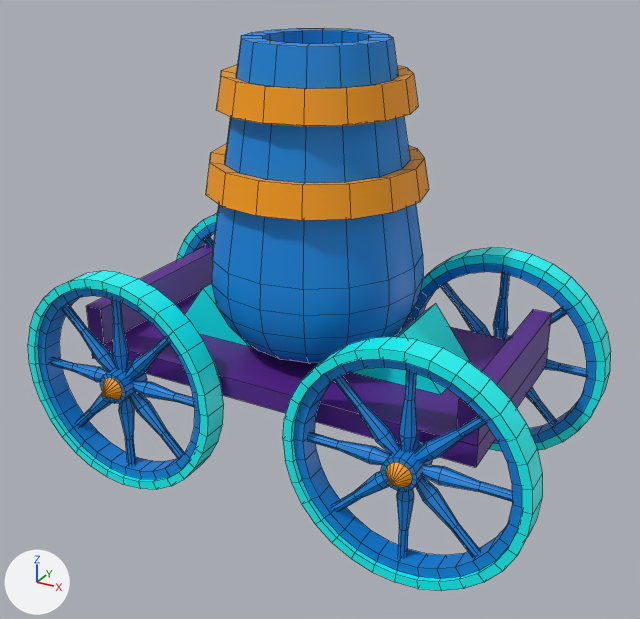
An edit to the FBX model Assets/Art/Cannons_Models/Gun02.fbx, drawn before and after from the same camera.
Camera for both pictures: a camera (50 mm lens) standing at (3.79, -6.83, 1.9) and looking at (0.1, -0.12, -1.45). The axes (+X, +Y, +Z) are drawn at lower left. The lights are the same throughout. Mesh edges are drawn as thin lines. Where no turn or scale is listed for an object, it has been applied to the vertices.
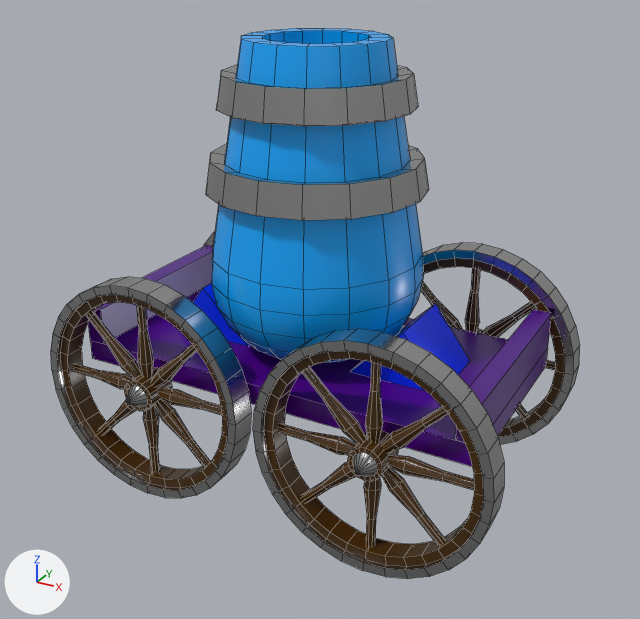
What differs and where, as boxes (x1, y1, x2, y2) in the pictures (640 x 619 px):
'Cylinder.017', surface changed, moved
    before: (283, 247, 611, 591)
    after: (253, 242, 580, 579)
'Cylinder.027', surface changed
    both: (206, 28, 429, 363)
'Cylinder.029', surface changed, moved
    before: (28, 213, 224, 489)
    after: (51, 232, 251, 498)
'Plane.006', surface changed
    both: (90, 288, 548, 467)
'Plane.007', surface changed
    both: (86, 245, 552, 446)
'Cylinder.032', surface changed (cyan to blue)
    both: (175, 283, 470, 395)

Edits to the bpy script that builds the scene:
```text
Add img_gun02_base02_basecolor_png:
    img_gun02_base02_basecolor_png = load_image('Gun02_Base02_BaseColor.png', '_unpacked/Gun02_Base02_BaseColor.png', 1024, 1024, 'sRGB')
Add img_gun02_base02_roughness_png:
    img_gun02_base02_roughness_png = load_image('Gun02_Base02_Roughness.png', '_unpacked/Gun02_Base02_Roughness.png', 1024, 1024, 'Non-Color')
Add img_gun02_base02_metallic_png:
    img_gun02_base02_metallic_png = load_image('Gun02_Base02_Metallic.png', '_unpacked/Gun02_Base02_Metallic.png', 1024, 1024, 'Non-Color')
Change mat_base02:
    where n2 = _N.new('ShaderNodeTexImage'); n2.name = 'Image Texture'
    n2.image: img_gun02_defaultmaterial_basecolor_png -> img_gun02_base02_basecolor_png
    add n3 = _N.new('ShaderNodeTexImage'); n3.name = 'Image Texture.001'
    add n3.image = img_gun02_base02_roughness_png
    add n4 = _N.new('ShaderNodeTexImage'); n4.name = 'Image Texture.002'
    add n4.image = img_gun02_base02_metallic_png
    where n0 = _N.new('ShaderNodeBsdfPrincipled'); n0.name = 'Principled BSDF'
    remove _L.new(n2.outputs[1], n0.inputs[4])  # 'Alpha' to 'Alpha'
    add _L.new(n3.outputs[0], n0.inputs[2])  # 'Color' to 'Roughness'
    add _L.new(n4.outputs[0], n0.inputs[1])  # 'Color' to 'Metallic'
Change ob_cylinder_017:
    ob_cylinder_017.location: (1.47, 0.0, -2.14) -> (1.17, 0.0, -2.14)
Change ob_cylinder_029:
    ob_cylinder_029.location: (-1.47, 0.0, -2.14) -> (-1.17, 0.0, -2.14)
```
